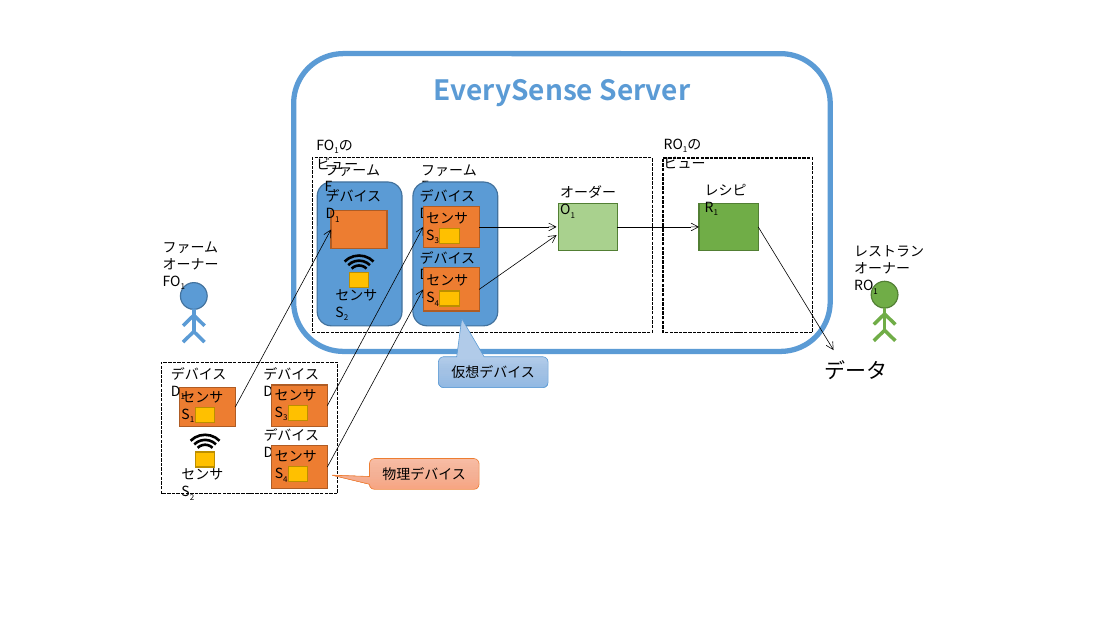
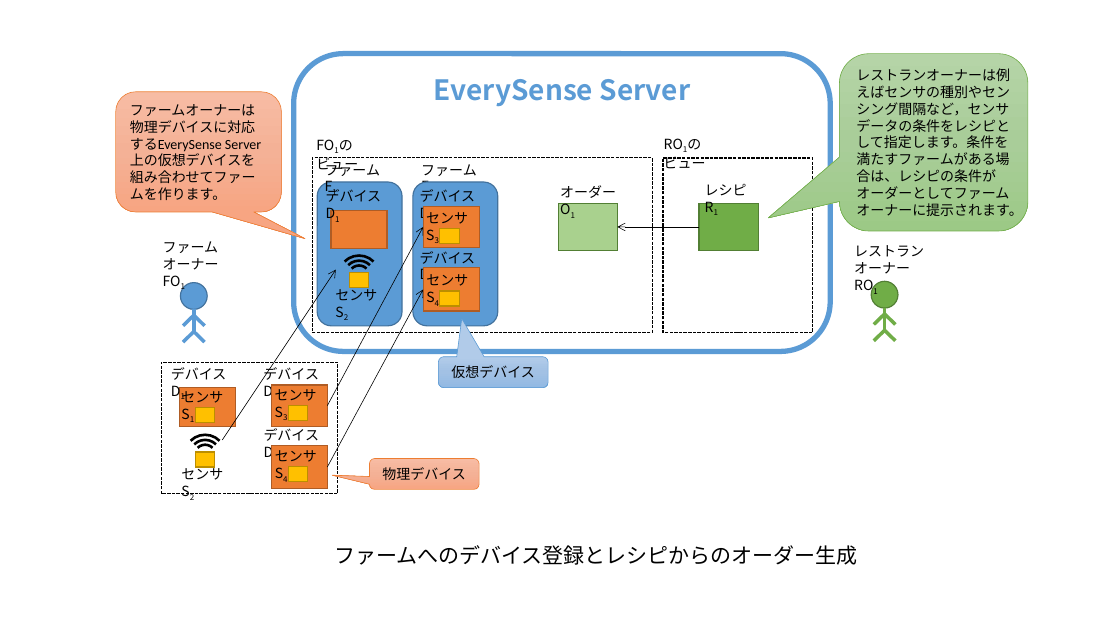
Before and after one commit to toyokazu/fluent-plugin-everysense, a slide deck: slide 2 of tutorial/ja/images/figures.pptx. Drawn at 1120x630 pixels with LibreOffice and Linux fonts; fonts in the diff are those of the drawing. Boxes give left, top, right and bottom in pixels: in the first picture for what was removed or moved away, otherwise in the second. Text is boxed around its words. In the diff, an @@ line names an element or a change of style, - is before the commit and + after.

```diff
--- a/tutorial/ja/images/figures.pptx
+++ b/tutorial/ja/images/figures.pptx
@@ rounded speech box added at (839,54,1028,231), fill gradient #B5D5A7 to #AACE9A to #9CC987, outline #70AD47 0.5 pt, 12 pt, text #000000 @@
+レストランオーナーは例えばセンサの種別やセンシング間隔など，センサデータの条件をレシピとして指定します。条件を満たすファームがある場合は、レシピの条件がオーダーとしてファームオーナーに提示されます。
@@ rounded speech box added at (116,92,281,212), fill gradient #F7BDA5 to #F5B196 to #F8A582, outline #ED7D31 0.5 pt, 12 pt, text #000000 @@
+ファームオーナーは物理デバイスに対応するEverySense Server上の仮想デバイスを組み合わせてファームを作ります。
@@ arrow removed from (479, 227) to (557, 227) @@
@@ arrow removed from (479, 290) to (557, 235) @@
@@ arrow (618, 227) - (699, 227): arrowheads changed @@
@@ arrow removed from (759, 227) to (833, 350) @@
@@ arrow moved from (235, 408) - (331, 229) to (223, 440) - (336, 270) @@
@@ text removed at (824,360,887,379) @@
-データ
@@ text added at (334,545,858,565), 18 pt, text #000000 @@
+ファームへのデバイス登録とレシピからのオーダー生成
```
Also in this commit, not shown: 1 other slide changed, 2 slides added, 2 other files.
